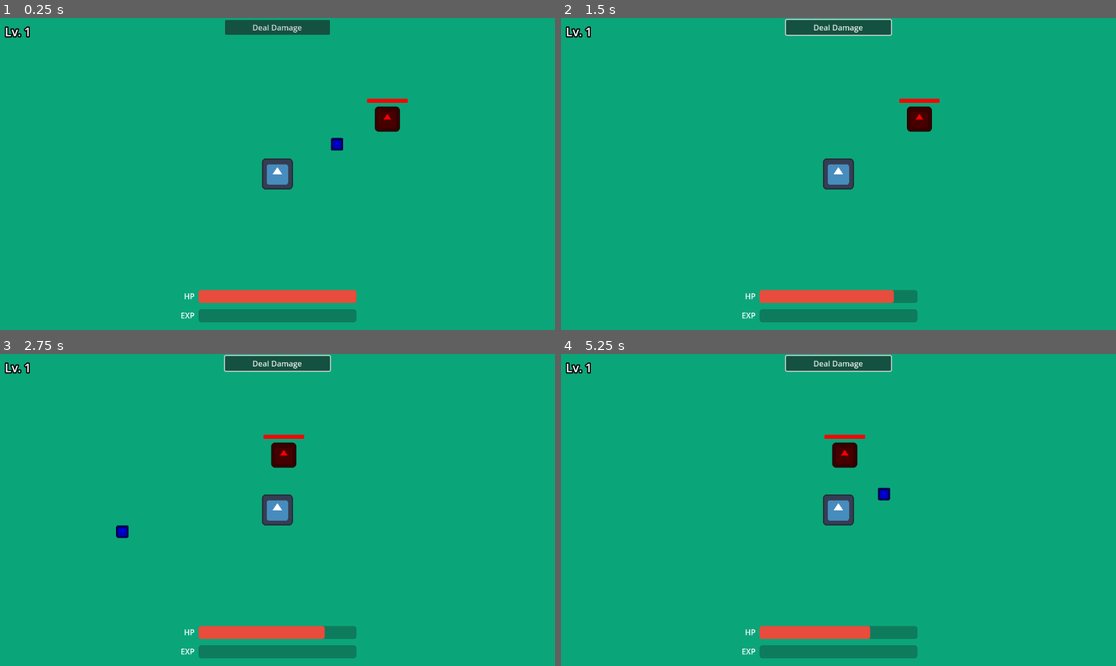
Above: before the commit, frames 1-4 (two rows, left to right).
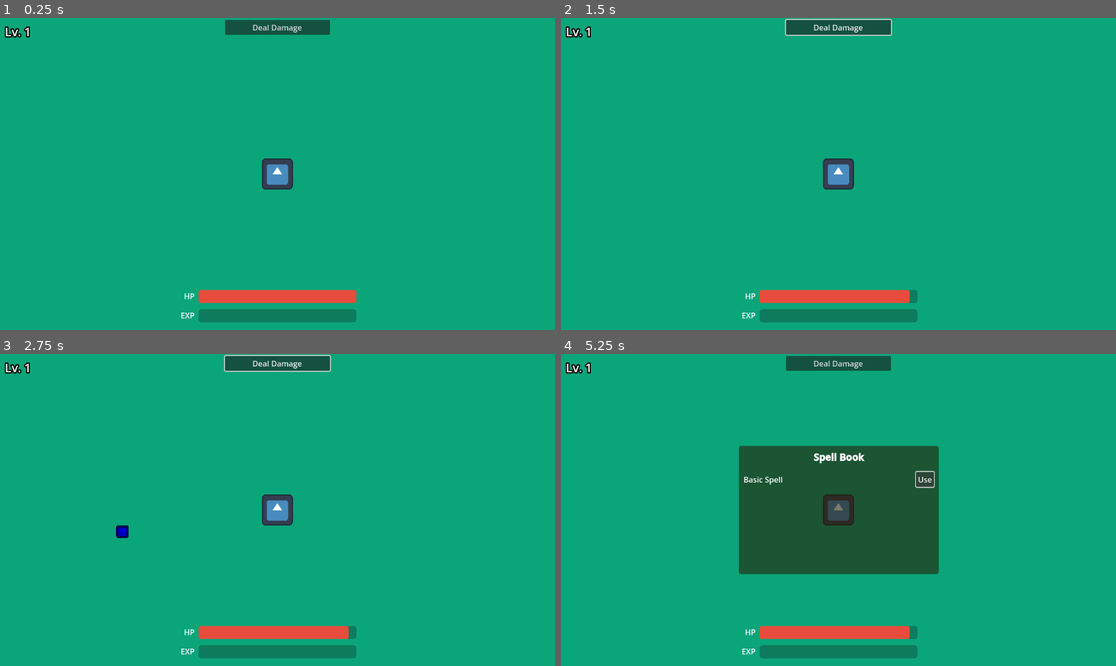
Above: after the commit, the same moments.

Repository: david8zhang/magical-researcher
Game: Godot game, scene res://scenes/Main.tscn
The game is run twice, just before and just after one commit, with the same random seed, the same clock (stepped at 60 frames per second) and the same inputs. The engine's default icon, where the game draws it, is replaced by a stand-in: a white triangle on a blue panel in a dark square.
Inputs (mouse positions are in pixels of both pictures, inside the frame that each line leads up to):
- Up to frame 1 (0.25 s): no input
- Up to frame 2 (1.5 s): click "Deal Damage" at 0.5 s; move the mouse to (960, 158) at 1.27 s; hold D (move_right) from 1.28 s (still down); click (960, 158) at 1.42 s
- Up to frame 3 (2.75 s): release D (move_right) at 2 s; drag from (166, 525) to (283, 453) at 2.02 s
- Up to frame 4 (5.25 s): move the mouse to (894, 441) at 2.77 s; hold D (move_right) 2.78-3.5 s; click (894, 441) at 2.92 s; drag from (810, 572) to (672, 463) at 3.52 s; move the mouse to (1005, 556) at 4.27 s; hold A (move_left) 4.28-5 s; click (1005, 556) at 4.42 s; tap K (toggle_spell_menu, bound only after the commit) at 4.9 s; click (927, 478) at 5 s, where only the run after the commit has a clickable "Use"

The runs differ from the first frame. In frame 1, 0.6% of the frame differs, in the area x 59-74%, y 25-43%; in frame 2, 0.6%; in frame 3, 0.7%; in frame 4, 15%, in the area x 32-69%, y 0-92%.

Commit message:
added spell book UI

Diff:
--- a/prefabs/Player.tscn
+++ b/prefabs/Player.tscn
@@ -1,7 +1,8 @@
-[gd_scene load_steps=6 format=3 uid="uid://ca6iv0stxicwi"]
+[gd_scene load_steps=7 format=3 uid="uid://ca6iv0stxicwi"]
 
 [ext_resource type="Texture2D" uid="uid://tuu7vfk3ir56" path="res://icon.svg" id="1_lsuk0"]
 [ext_resource type="Script" path="res://scripts/Player.gd" id="1_oyscp"]
+[ext_resource type="PackedScene" uid="uid://c23iqxymfhtb3" path="res://prefabs/SpellProgressMenu.tscn" id="3_oq4xi"]
 
 [sub_resource type="RectangleShape2D" id="RectangleShape2D_ctlwm"]
 size = Vector2(32, 32)
@@ -110,3 +111,5 @@
 theme_override_styles/fill = SubResource("StyleBoxFlat_lcubc")
 step = 1.0
 show_percentage = false
+
+[node name="SpellProgressMenu" parent="CanvasLayer" instance=ExtResource("3_oq4xi")]
--- a/prefabs/SpellProgressMenu.tscn
+++ b/prefabs/SpellProgressMenu.tscn
@@ -1,47 +1,80 @@
-[gd_scene format=3 uid="uid://c23iqxymfhtb3"]
+[gd_scene load_steps=4 format=3 uid="uid://c23iqxymfhtb3"]
+
+[ext_resource type="Script" path="res://scripts/SpellProgressMenu.gd" id="1_n8xhb"]
+[ext_resource type="PackedScene" uid="uid://dgti3x0ntwja" path="res://prefabs/SpellRow.tscn" id="1_nhkyp"]
+
+[sub_resource type="StyleBoxFlat" id="StyleBoxFlat_7ew00"]
+content_margin_left = 5.0
+content_margin_top = 5.0
+content_margin_right = 5.0
+content_margin_bottom = 5.0
+bg_color = Color(0.152941, 0.109804, 0.00784314, 0.588235)
+corner_radius_top_left = 5
+corner_radius_top_right = 5
+corner_radius_bottom_right = 5
+corner_radius_bottom_left = 5
 
 [node name="SpellProgressMenu" type="Control"]
+visible = false
 layout_mode = 3
 anchors_preset = 15
 anchor_right = 1.0
 anchor_bottom = 1.0
 grow_horizontal = 2
 grow_vertical = 2
+script = ExtResource("1_n8xhb")
+spell_row_scene = ExtResource("1_nhkyp")
 
-[node name="ScrollContainer" type="ScrollContainer" parent="."]
+[node name="Panel" type="Panel" parent="."]
 layout_mode = 1
 anchors_preset = 8
 anchor_left = 0.5
 anchor_top = 0.5
 anchor_right = 0.5
 anchor_bottom = 0.5
-offset_left = -151.5
-offset_top = -95.0
-offset_right = 151.5
-offset_bottom = 95.0
+offset_left = -207.5
+offset_top = -133.0
+offset_right = 207.5
+offset_bottom = 133.0
+grow_horizontal = 2
+grow_vertical = 2
+size_flags_horizontal = 3
+size_flags_vertical = 3
+theme_override_styles/panel = SubResource("StyleBoxFlat_7ew00")
+
+[node name="SpellBookTitle" type="RichTextLabel" parent="Panel"]
+layout_mode = 1
+anchors_preset = 5
+anchor_left = 0.5
+anchor_right = 0.5
+offset_left = -270.5
+offset_top = 9.0
+offset_right = 270.5
+offset_bottom = 40.0
+grow_horizontal = 2
+theme_override_font_sizes/bold_font_size = 20
+bbcode_enabled = true
+text = "[center][b]Spell Book[b][center]"
+
+[node name="ScrollContainer" type="ScrollContainer" parent="Panel"]
+layout_mode = 1
+anchors_preset = 15
+anchor_right = 1.0
+anchor_bottom = 1.0
+offset_top = 49.0
 grow_horizontal = 2
 grow_vertical = 2
 horizontal_scroll_mode = 0
 
-[node name="VBoxContainer" type="VBoxContainer" parent="ScrollContainer"]
+[node name="MarginContainer" type="MarginContainer" parent="Panel/ScrollContainer"]
+layout_mode = 2
+size_flags_horizontal = 3
+theme_override_constants/margin_left = 10
+theme_override_constants/margin_top = 5
+theme_override_constants/margin_right = 10
+theme_override_constants/margin_bottom = 5
+
+[node name="VBoxContainer" type="VBoxContainer" parent="Panel/ScrollContainer/MarginContainer"]
 custom_minimum_size = Vector2(2.08165e-12, 2.08165e-12)
 layout_mode = 2
-size_flags_horizontal = 3
 alignment = 1
-
-[node name="SpellRow" type="HBoxContainer" parent="ScrollContainer/VBoxContainer"]
-custom_minimum_size = Vector2(200, 2.08165e-12)
-layout_mode = 2
-size_flags_vertical = 3
-theme_override_constants/separation = 50
-alignment = 1
-
-[node name="SpellName" type="Label" parent="ScrollContainer/VBoxContainer/SpellRow"]
-layout_mode = 2
-text = "Basic Spell 2"
-
-[node name="ProgressBar" type="ProgressBar" parent="ScrollContainer/VBoxContainer/SpellRow"]
-custom_minimum_size = Vector2(150, 10)
-layout_mode = 2
-size_flags_vertical = 4
-show_percentage = false
--- /dev/null
+++ b/prefabs/SpellRow.tscn
@@ -0,0 +1,46 @@
+[gd_scene load_steps=4 format=3 uid="uid://dgti3x0ntwja"]
+
+[ext_resource type="Script" path="res://scripts/SpellRow.gd" id="1_04vi0"]
+
+[sub_resource type="StyleBoxFlat" id="StyleBoxFlat_5oote"]
+bg_color = Color(0, 0, 0, 1)
+
+[sub_resource type="StyleBoxFlat" id="StyleBoxFlat_cc6vq"]
+bg_color = Color(0, 0.647059, 0.913725, 1)
+
+[node name="SpellRow" type="HBoxContainer"]
+anchors_preset = 14
+anchor_top = 0.5
+anchor_right = 1.0
+anchor_bottom = 0.5
+offset_top = -15.5
+offset_bottom = 15.5
+grow_horizontal = 2
+grow_vertical = 2
+theme_override_constants/separation = 50
+alignment = 1
+script = ExtResource("1_04vi0")
+
+[node name="SpellName" type="Label" parent="."]
+layout_mode = 2
+size_flags_horizontal = 0
+text = "Basic Spell 2"
+
+[node name="Control" type="Control" parent="."]
+layout_mode = 2
+size_flags_horizontal = 3
+
+[node name="ProgressBar" type="ProgressBar" parent="."]
+custom_minimum_size = Vector2(150, 10)
+layout_mode = 2
+size_flags_horizontal = 8
+size_flags_vertical = 4
+theme_override_styles/background = SubResource("StyleBoxFlat_5oote")
+theme_override_styles/fill = SubResource("StyleBoxFlat_cc6vq")
+step = 1.0
+show_percentage = false
+
+[node name="Button" type="Button" parent="."]
+visible = false
+layout_mode = 2
+text = "Use"
--- a/project.godot
+++ b/project.godot
@@ -50,6 +50,11 @@
 "events": [Object(InputEventKey,"resource_local_to_scene":false,"resource_name":"","device":-1,"window_id":0,"alt_pressed":false,"shift_pressed":false,"ctrl_pressed":false,"meta_pressed":false,"pressed":false,"keycode":0,"physical_keycode":83,"key_label":0,"unicode":115,"echo":false,"script":null)
 ]
 }
+toggle_spell_menu={
+"deadzone": 0.5,
+"events": [Object(InputEventKey,"resource_local_to_scene":false,"resource_name":"","device":-1,"window_id":0,"alt_pressed":false,"shift_pressed":false,"ctrl_pressed":false,"meta_pressed":false,"pressed":false,"keycode":0,"physical_keycode":75,"key_label":0,"unicode":107,"echo":false,"script":null)
+]
+}
 
 [layer_names]
 
--- a/scenes/Main.tscn
+++ b/scenes/Main.tscn
@@ -6,7 +6,6 @@
 [ext_resource type="Texture2D" uid="uid://0j5pldlh2qhw" path="res://assets/forest-tileset.png" id="3_8bm7q"]
 [ext_resource type="PackedScene" uid="uid://wsaic2bsqmqj" path="res://prefabs/DebugMenu.tscn" id="3_v02s0"]
 [ext_resource type="Script" path="res://scripts/ProcGenMap.gd" id="4_34inj"]
-[ext_resource type="PackedScene" uid="uid://8ci0q8sn5c17" path="res://prefabs/enemies/BasicEnemy.tscn" id="5_a6b1e"]
 
 [sub_resource type="TileSetAtlasSource" id="TileSetAtlasSource_0xgob"]
 texture = ExtResource("3_8bm7q")
@@ -76,6 +75,3 @@
 anchor_left = 0.5
 anchor_right = 0.5
 grow_horizontal = 2
-
-[node name="BasicEnemy" parent="." instance=ExtResource("5_a6b1e")]
-position = Vector2(690, 267)
--- a/scripts/BasicSpell.gd
+++ b/scripts/BasicSpell.gd
@@ -27,10 +27,10 @@
 
 		# Expire projectiles
 		var proj_remove_timer = Timer.new()
-		proj_remove_timer.wait_time = 10
+		proj_remove_timer.wait_time = 5
 		proj_remove_timer.one_shot = true
 		proj_remove_timer.autostart = true
-		var on_proj_remove_timeout = Callable(self, "remove_projectile").bind(new_projectile)
+		var on_proj_remove_timeout = Callable(self, "remove_projectile").bind(new_projectile, proj_remove_timer)
 		proj_remove_timer.timeout.connect(on_proj_remove_timeout)
 		add_child(proj_remove_timer)
 
@@ -39,14 +39,16 @@
 		cooldown_timer.wait_time = cooldown_seconds
 		cooldown_timer.one_shot = true
 		cooldown_timer.autostart = true
-		var on_cooldown_timeout = Callable(self, "cooldown_expire")
+		var on_cooldown_timeout = Callable(self, "cooldown_expire").bind(cooldown_timer)
 		cooldown_timer.timeout.connect(on_cooldown_timeout)
 		add_child(cooldown_timer)
 
-func cooldown_expire():
+func cooldown_expire(timer: Timer):
+	timer.queue_free()
 	did_cast = false
 
-func remove_projectile(proj: BasicSpellProjectile):
+func remove_projectile(proj: BasicSpellProjectile, timer: Timer):
+	timer.queue_free()
 	proj.queue_free()
 
 func on_projectile_hit(body: Node):
--- a/scripts/BasicSpell2.gd
+++ b/scripts/BasicSpell2.gd
@@ -1,8 +1,15 @@
 class_name BasicSpell2
 extends DamageSpell
 
+@export var projectile: PackedScene
+var projectile_speed = 250
+var spell_power = 5
+var did_cast = false
+
 func _ready():
 	spell_name = "Basic Spell 2"
+	spell_range = 150
+	cooldown_seconds = 1.0
 
 func cast(start_position: Vector2, target_position: Vector2, side: Game.Side):
 	pass
--- a/scripts/BasicSpellProjectile.gd
+++ b/scripts/BasicSpellProjectile.gd
@@ -9,4 +9,5 @@
 
 func on_proj_hit(body: Node):
 	self.queue_free()
-	spell_ref.on_projectile_hit(body)
+	if is_instance_valid(spell_ref):
+		spell_ref.on_projectile_hit(body)
--- a/scripts/DamageSpell.gd
+++ b/scripts/DamageSpell.gd
@@ -7,6 +7,7 @@
 var spell_range: int
 var cooldown_seconds: float
 var spell_name: String
+var unlock_cost = 5
 
 func cast(_start_position: Vector2, _target_position: Vector2, _side: Game.Side):
 	pass
--- a/scripts/Player.gd
+++ b/scripts/Player.gd
@@ -3,12 +3,13 @@
 
 @onready var healthbar = $CanvasLayer/HPBar as ProgressBar
 @onready var expbar =$CanvasLayer/EXPBar as ProgressBar
+@onready var spell_progress_menu = $CanvasLayer/SpellProgressMenu as SpellProgressMenu
 @onready var level_label = $CanvasLayer/LevelLabel as Label
 @onready var camera = $Camera2D as Camera2D
 var active_spell: DamageSpell
 
 # Stats
-var attack = 5
+var attack = 200
 var defense = 5
 var max_hp = 100
 var speed = 150
@@ -26,6 +27,9 @@
 	expbar.max_value = required_exp_points
 	expbar.value = exp_points
 
+	spell_progress_menu.add_progress_to_spell(active_spell)
+	spell_progress_menu.force_unlock_spell(active_spell.spell_name)
+
 func _physics_process(_delta):
 	var new_velocity = Vector2.ZERO
 	if Input.is_action_pressed("move_right"):
@@ -39,7 +43,16 @@
 	velocity = new_velocity.normalized() * speed
 	move_and_slide()
 
+	if Input.is_action_just_pressed("toggle_spell_menu"):
+		if spell_progress_menu.visible:
+			spell_progress_menu.hide()
+		else:
+			spell_progress_menu.show()
+
 func _input(event):
+	# Ignore click events if spell book is open
+	if spell_progress_menu.visible:
+		return
 	if event is InputEventMouseButton and event.pressed:
 		if event.button_index == MOUSE_BUTTON_LEFT:
 			if active_spell != null:
@@ -68,4 +81,24 @@
 	curr_level += levels_gained
 	if levels_gained > 0:
 		level_label.text = "Lv. " + str(curr_level)
+		level_up_text_effect()
 		expbar.max_value = 100 * 2 ** (curr_level - 1)
+
+func level_up_text_effect():
+	var label = Label.new()
+	label.text = "Level up!"
+	label.global_position = Vector2(global_position.x, global_position.y)
+	label.top_level = true
+	label.horizontal_alignment = HORIZONTAL_ALIGNMENT_CENTER
+	add_child(label)
+	label.global_position.x -= label.size.x / 2
+	label.global_position.y -= label.size.y / 2
+	var tween = create_tween()
+	var final_y_pos = label.global_position.y - 20
+	tween.tween_property(label, "global_position:y", final_y_pos, 1.0)
+	tween.parallel().tween_property(label, "modulate:a", 0, 1.5)
+	var on_complete = Callable(self, "_on_level_up_text_effect_complete").bind(label)
+	tween.finished.connect(on_complete)
+
+func _on_level_up_text_effect_complete(label: Label):
+	label.queue_free()
--- /dev/null
+++ b/scripts/SpellProgressMenu.gd
@@ -0,0 +1,25 @@
+class_name SpellProgressMenu
+extends Control
+
+@export var spell_row_scene: PackedScene
+@onready var spell_menu = $Panel/ScrollContainer/MarginContainer/VBoxContainer as VBoxContainer
+var spell_rows_map = {}
+
+func _ready():
+	pass
+
+func add_progress_to_spell(spell: DamageSpell):
+	if !spell_rows_map.has(spell.spell_name):
+		var new_spell_row = spell_row_scene.instantiate() as SpellRow
+		spell_menu.add_child(new_spell_row)
+		new_spell_row.on_add_to_book(spell)
+		spell_rows_map[spell.spell_name] = new_spell_row
+	else:
+		var spell_row = spell_rows_map[spell.spell_name]
+		spell_row.unlock_progress += 1
+		if spell_row.unlock_progress >= spell_row.max_value:
+			spell_row.unlock()
+
+func force_unlock_spell(spell_name: String):
+	if spell_rows_map.has(spell_name):
+		spell_rows_map[spell_name].unlock()
--- /dev/null
+++ b/scripts/SpellRow.gd
@@ -0,0 +1,16 @@
+class_name SpellRow
+extends HBoxContainer
+
+@onready var spell_name_label = $SpellName as Label
+@onready var unlock_progress = $ProgressBar as ProgressBar
+@onready var map_button = $Button as Button
+
+func on_add_to_book(spell: DamageSpell):
+	spell_name_label.text = spell.spell_name
+	unlock_progress.value = 0
+	unlock_progress.max_value = spell.unlock_cost
+
+func unlock():
+	print("Went here!")
+	unlock_progress.hide()
+	map_button.show()
Not shown: 1 places in scenes/Main.tscn that only renumber resources
